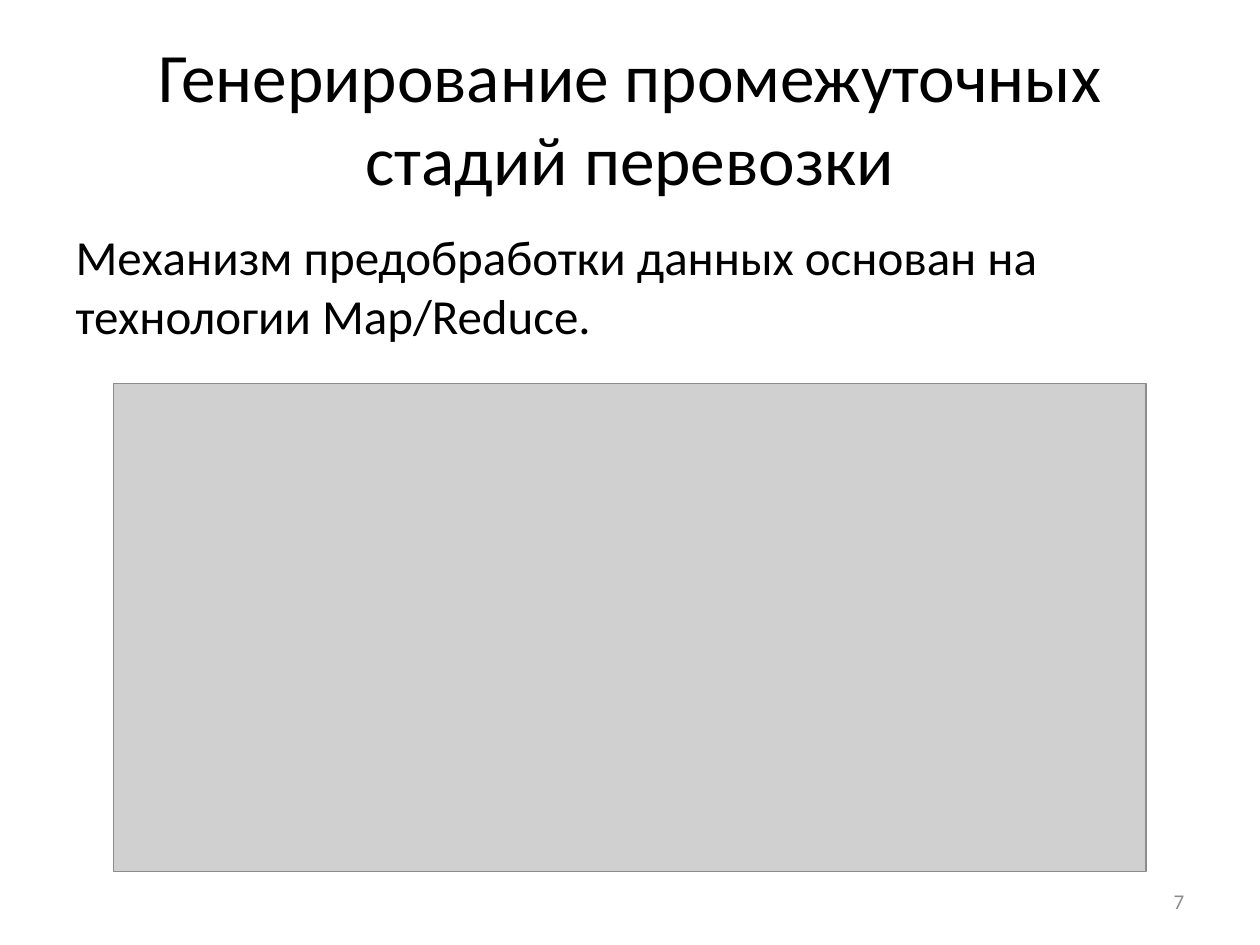
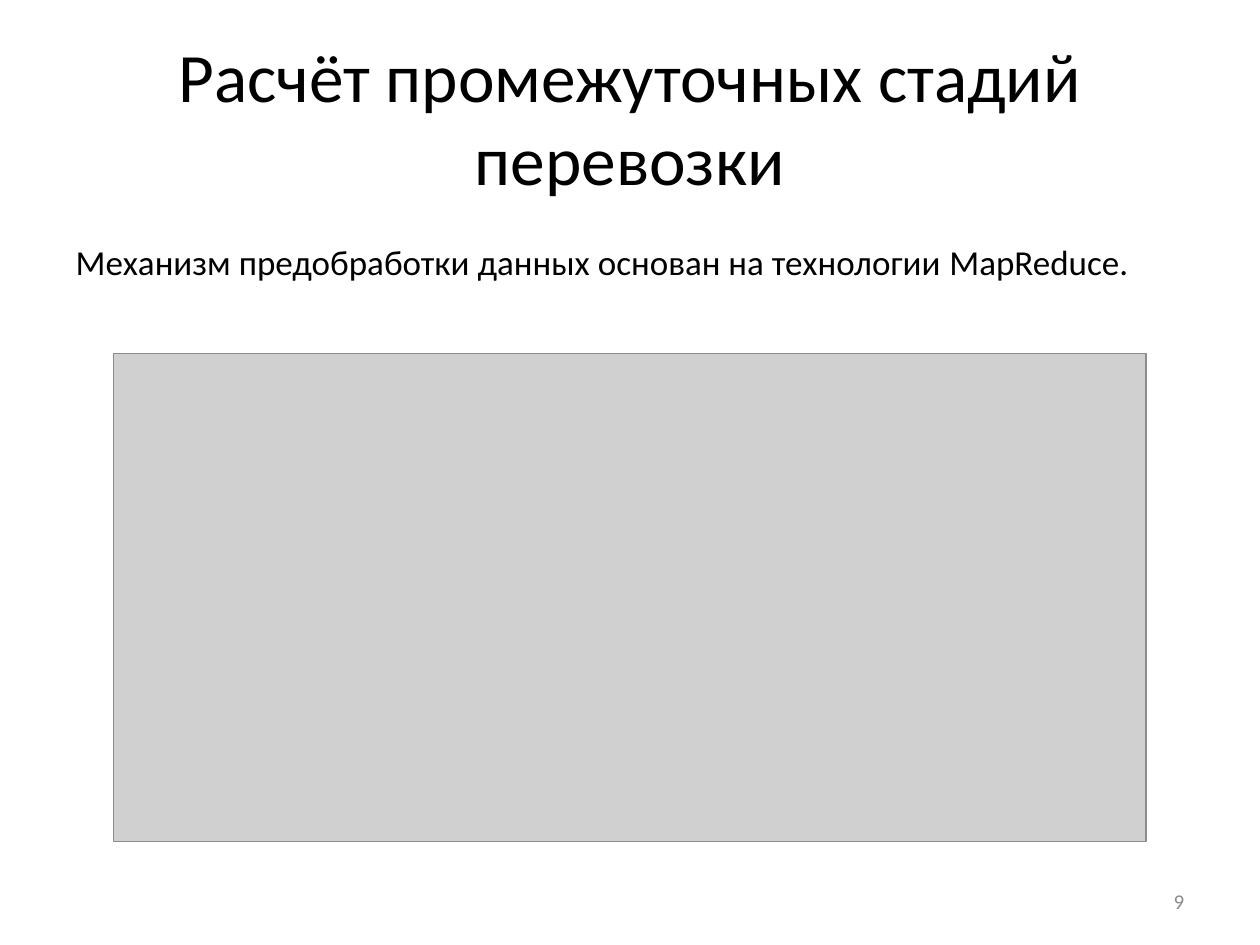
Before and after one commit to SanSanch5/BachelorDiplom, a slide deck: slide 9 of РПЗ/Презентация.pptx (slide 7 before the commit). Drawn at 1260x945 pixels with LibreOffice and Linux fonts; fonts in the diff are those of the drawing; grey boxes stand for pictures. Boxes give left, top, right and bottom in pixels: in the first picture for what was removed or moved away, otherwise in the second. Text is boxed around its words. In the diff, an @@ line names an element or a change of style, - is before the commit and + after.

Commit message:
Добавлен модуль исследования зависимости времени расчёта от количества потоков. Отредактировано РПЗ

```diff
--- a/РПЗ/Презентация.pptx
+++ b/РПЗ/Презентация.pptx
@@ title at <box>179,55,1081,197</box>: text changed @@
-Генерирование промежуточных стадий перевозки
+Расчёт промежуточных стадий перевозки
@@ text at <box>76,250,1128,281</box>: text changed; size 28 to 20 pt @@
-Механизм предобработки данных основан на технологии Map/Reduce.
+Механизм предобработки данных основан на технологии MapReduce.
@@ picture: place and size @@
-picture at <box>113,383,1145,871</box>
+picture at <box>113,354,1145,842</box>
@@ page number at <box>1174,895,1185,909</box>: text changed @@
-7
+9
```
Also in this commit, not shown: 2 other slides changed, 10 slides added, 7 slides removed, 23 other files.
